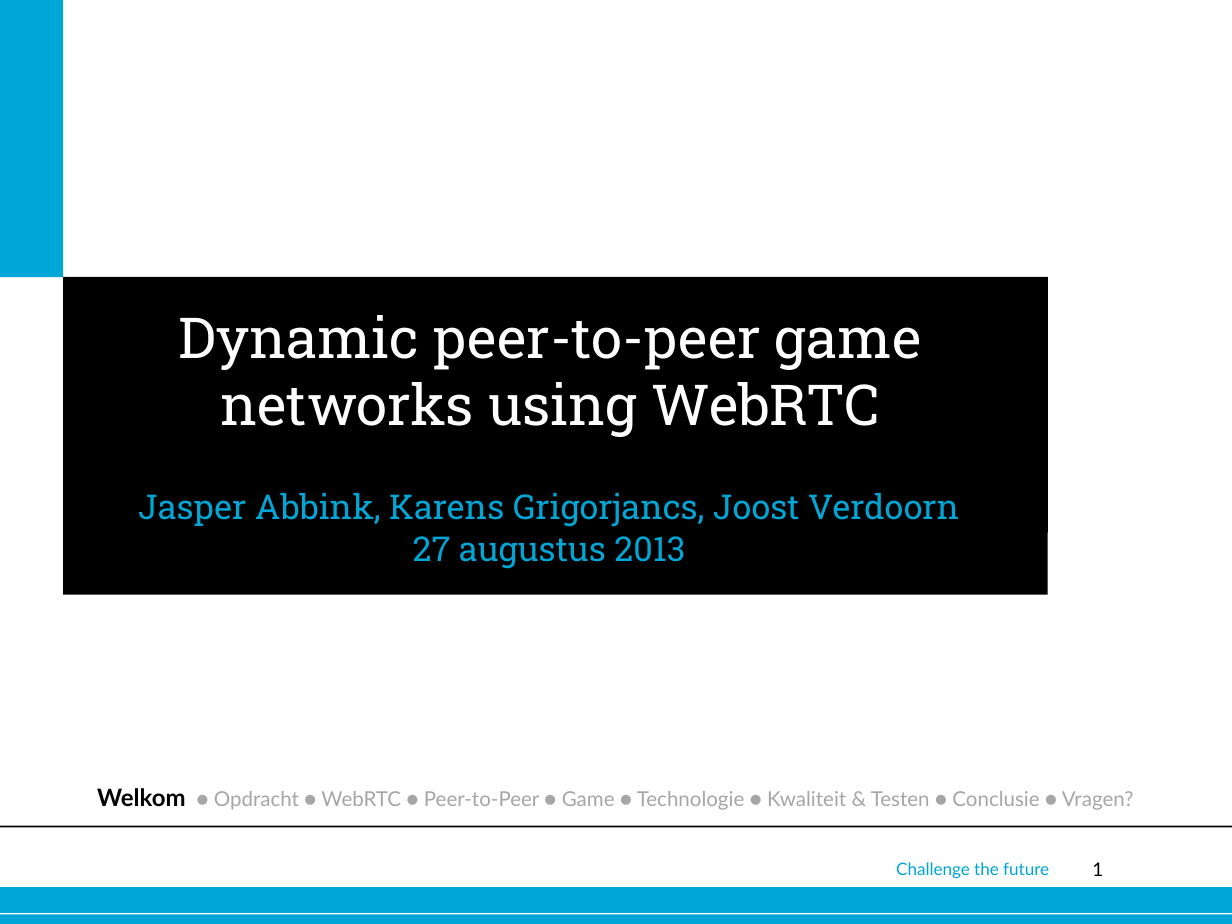
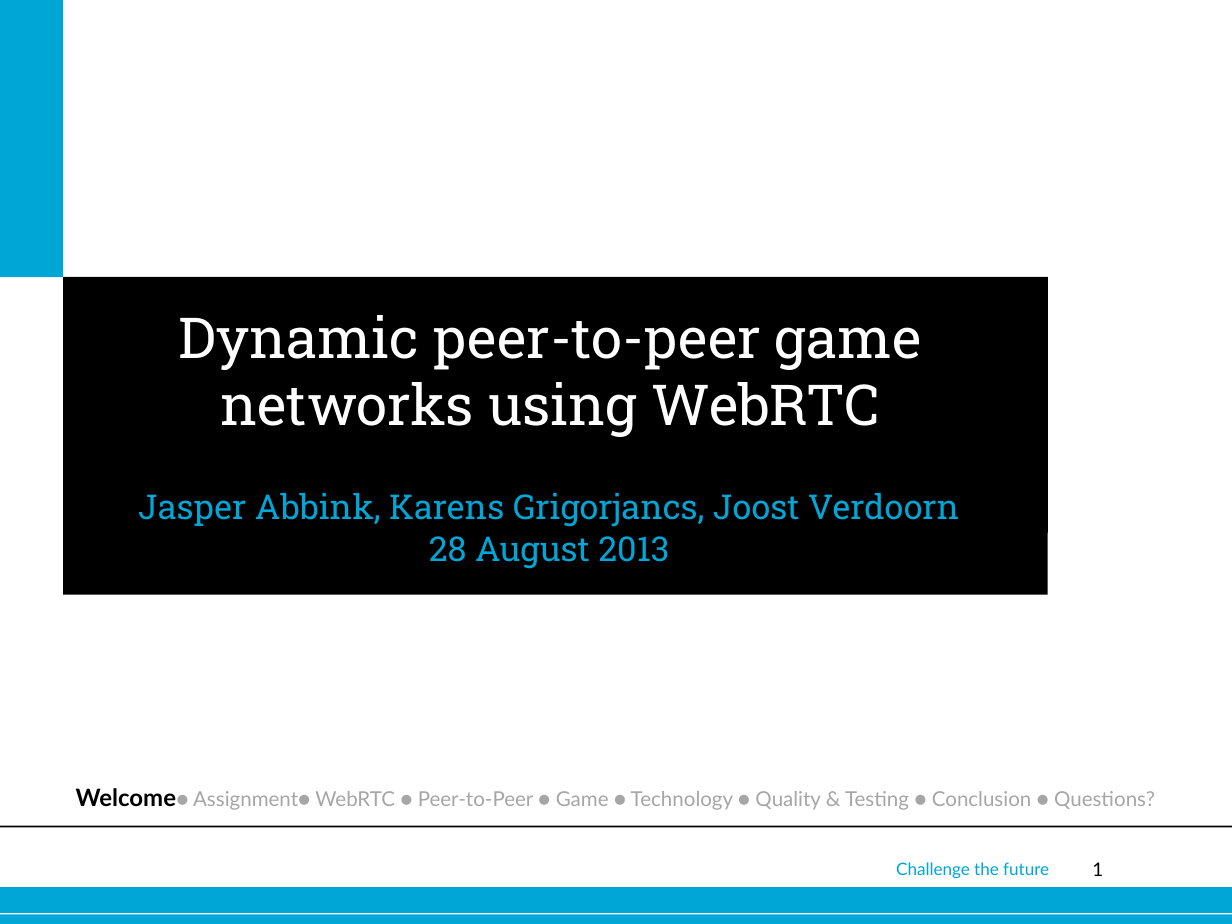
Before and after one commit to joostverdoorn/webrtc, a slide deck: slide 1 of documents/Eindpresentatie/webrtc.pptx. Drawn at 1232x924 pixels with LibreOffice and Linux fonts; fonts in the diff are those of the drawing; background and template pictures are left out. Boxes give left, top, right and bottom in pixels: in the first picture for what was removed or moved away, otherwise in the second. Text is boxed around its words. In the diff, an @@ line names an element or a change of style, - is before the commit and + after.

```diff
--- a/documents/Eindpresentatie/webrtc.pptx
+++ b/documents/Eindpresentatie/webrtc.pptx
@@ subtitle at box(429, 536, 669, 569): text changed @@
-27 augustus 2013
+28 August 2013
@@ text at box(76, 788, 1155, 810): text changed @@
-Welkom ● Opdracht ● WebRTC ● Peer-to-Peer ● Game ● Technologie ● Kwaliteit & Testen ● Conclusie ● Vragen?
+Welcome● Assignment● WebRTC ● Peer-to-Peer ● Game ● Technology ● Quality & Testing ● Conclusion ● Questions?
```
Also in this commit, not shown: 3 other slides changed, 4 slides added, 3 other files.
